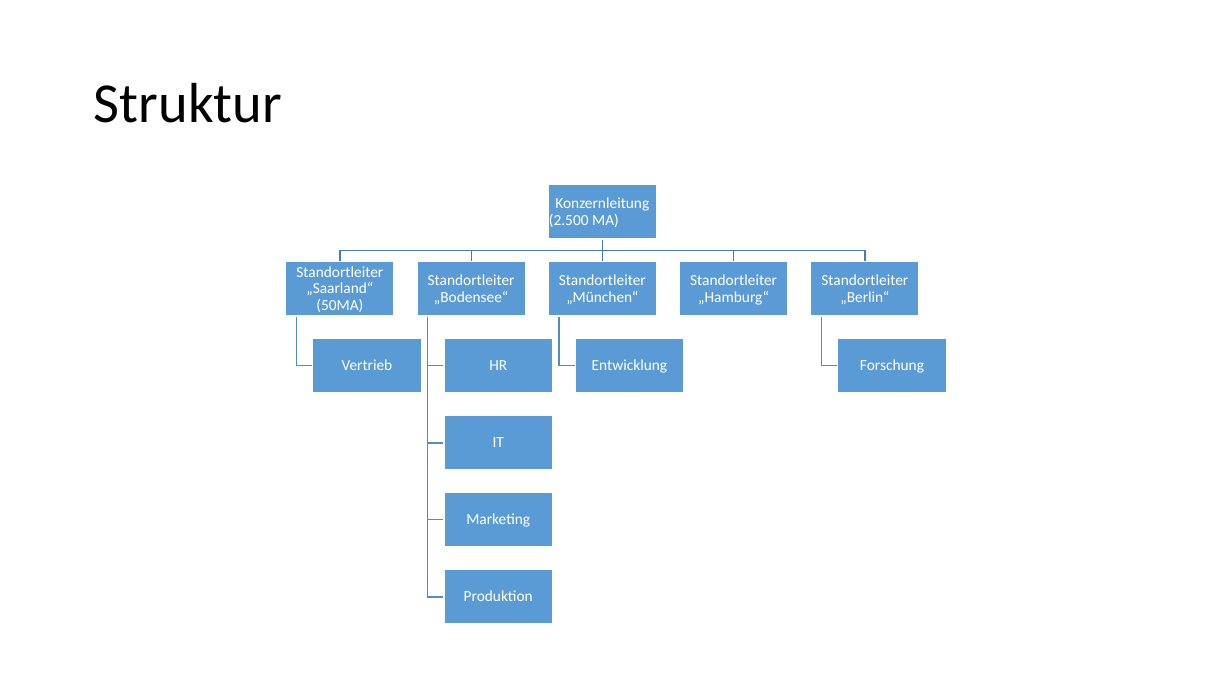
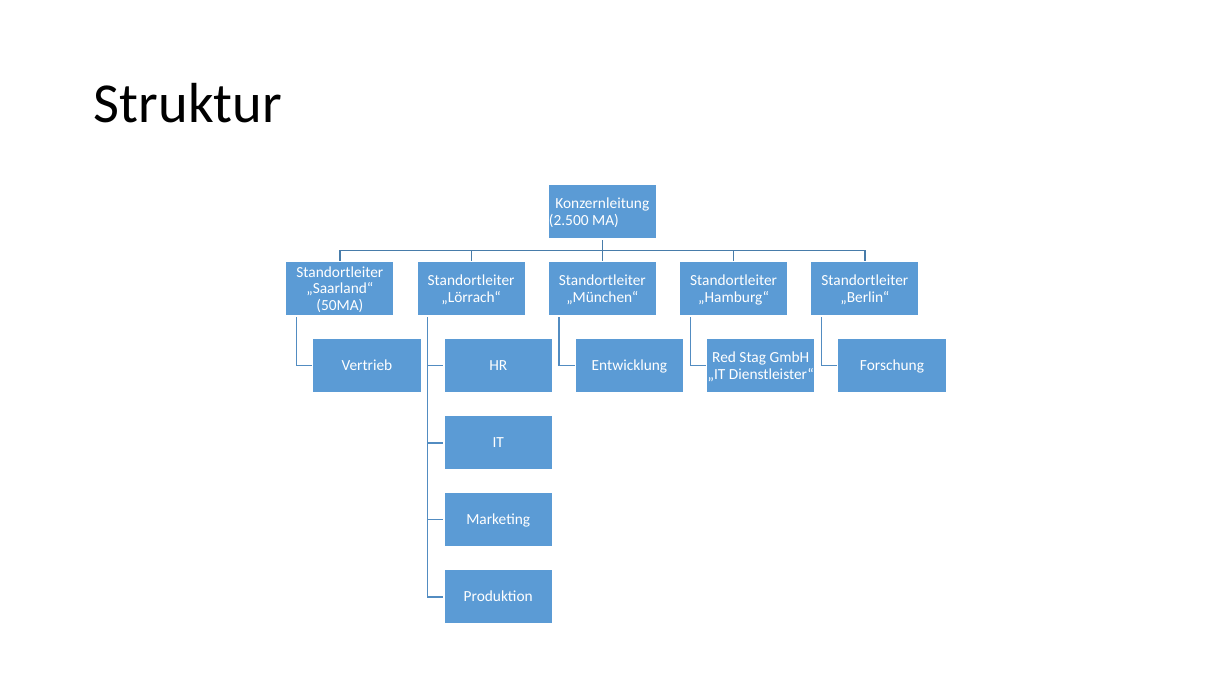
Before and after one commit to Masterarth/PM, a slide deck: slide 3 of documents/projectmanagement/Allgemeines/Unternehmensanalyse-Struktur.pptx. Drawn at 1232x693 pixels with LibreOffice and Linux fonts; fonts in the diff are those of the drawing. Boxes give left, top, right and bottom in pixels: in the first picture for what was removed or moved away, otherwise in the second. Text is boxed around its words. In the diff, an @@ line names an element or a change of style, - is before the commit and + after.

```diff
--- a/documents/projectmanagement/Allgemeines/Unternehmensanalyse-Struktur.pptx
+++ b/documents/projectmanagement/Allgemeines/Unternehmensanalyse-Struktur.pptx
@@ text at [428, 274, 515, 304]: text changed @@
-Standortleiter „Bodensee“
+Standortleiter „Lörrach“
@@ freeform shape added at [690, 316, 707, 366], outline #538DC1 1 pt @@
@@ rectangle added at [707, 339, 815, 394], fill #5B9BD5, outline #FFFFFF 1 pt @@
@@ text added at [708, 351, 814, 381], 12 pt, text #FFFFFF @@
+Red Stag GmbH
+„IT Dienstleister“
```
Also in this commit, not shown: 3 other slides changed, 3 slides added, 2 other files.
